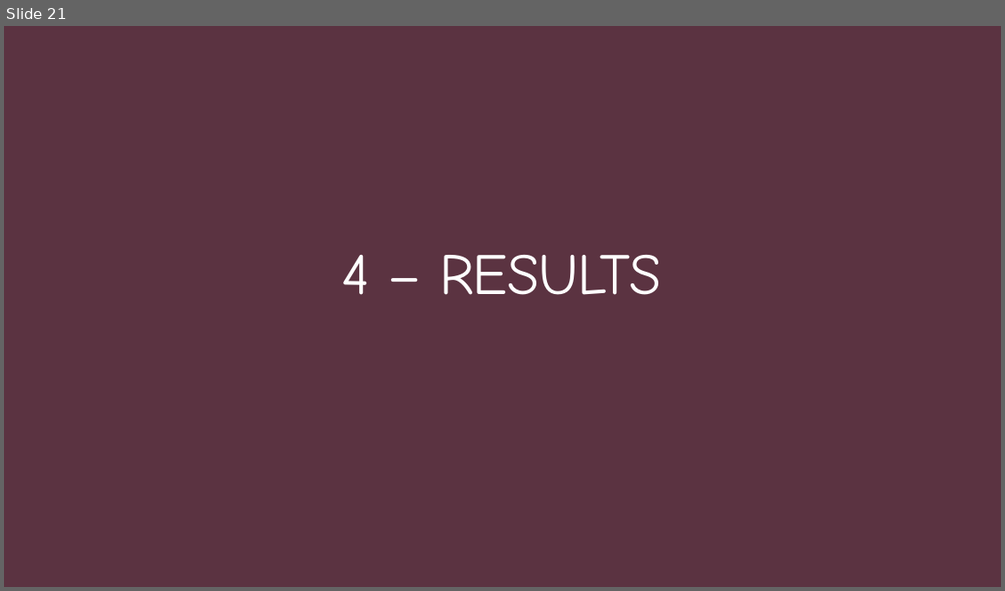
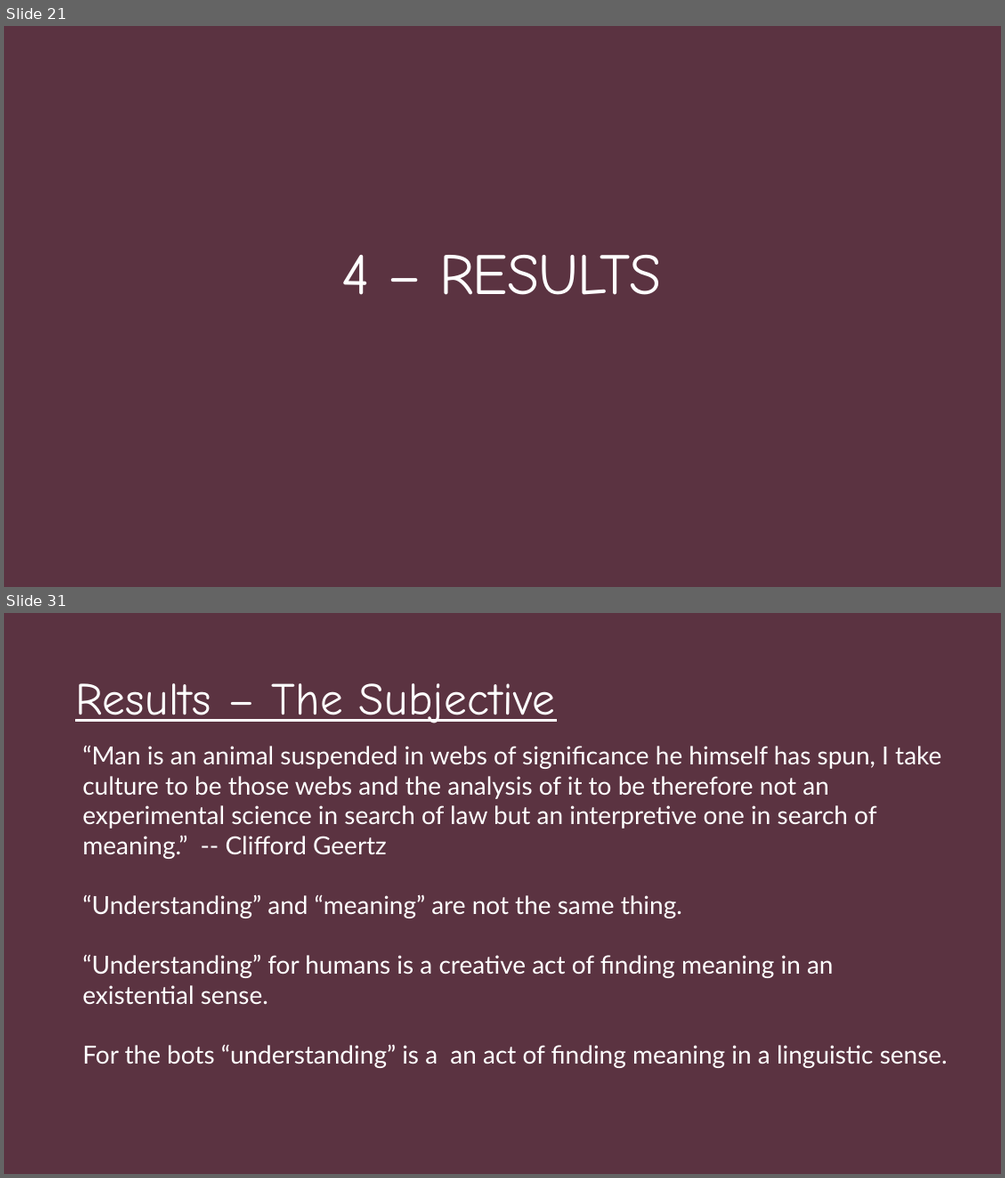
Before and after one commit to nickspeelman/CRA_bot, a slide deck: Causing Confusion in The Chinese Room.pptx. Shown one above the other, each under a label of ours: slide 21 before the commit, slides 21 and 31 after it; the slides between them are not shown. The pictures are 1005x591 and 1005x1178 pixels, drawn with LibreOffice and Linux fonts; fonts in the diff are those of the drawing. Boxes give left, top, right and bottom in pixels: in the first picture for what was removed or moved away, otherwise in the second. Text is boxed around its words. In the diff, an @@ line names an element or a change of style, - is before the commit and + after.

```diff
--- a/Causing Confusion in The Chinese Room.pptx
+++ b/Causing Confusion in The Chinese Room.pptx
@@ slide 31 added at (4, 613, 1001, 1174), background #41242E; not listed: 1 template element that a slide beside it also shows @@
@@ text added at (75, 683, 556, 723), 44 pt, text #FFFFFF, underline @@
+Results – The Subjective
@@ text added at (82, 746, 947, 1068), 24 pt, text #FFFFFF @@
+“Man is an animal suspended in webs of significance he himself has spun, I take culture to be those webs and the analysis of it to be therefore not an experimental science in search of law but an interpretive one in search of meaning.” -- Clifford Geertz
+“Understanding” and “meaning” are not the same thing.
+“Understanding” for humans is a creative act of finding meaning in an existential sense.
+For the bots “understanding” is a an act of finding meaning in a linguistic sense.
```
Also in this commit, not shown: 1 slide changed, 13 other slides added, 1 slide removed, 1 other file.
